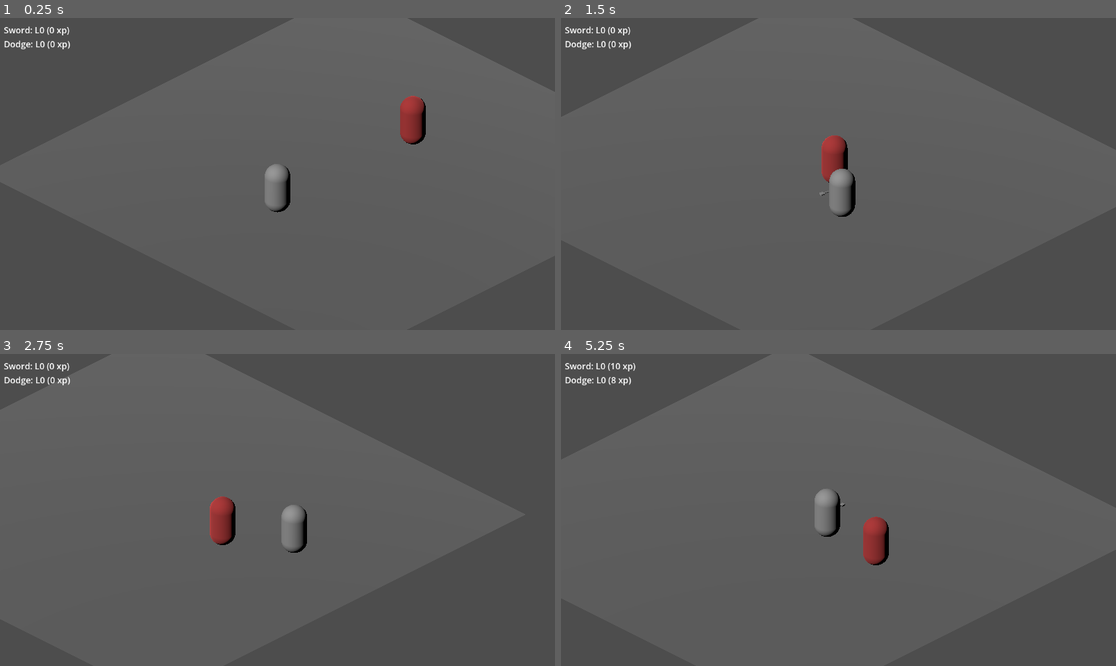
Above: before the commit, frames 1-4 (two rows, left to right).
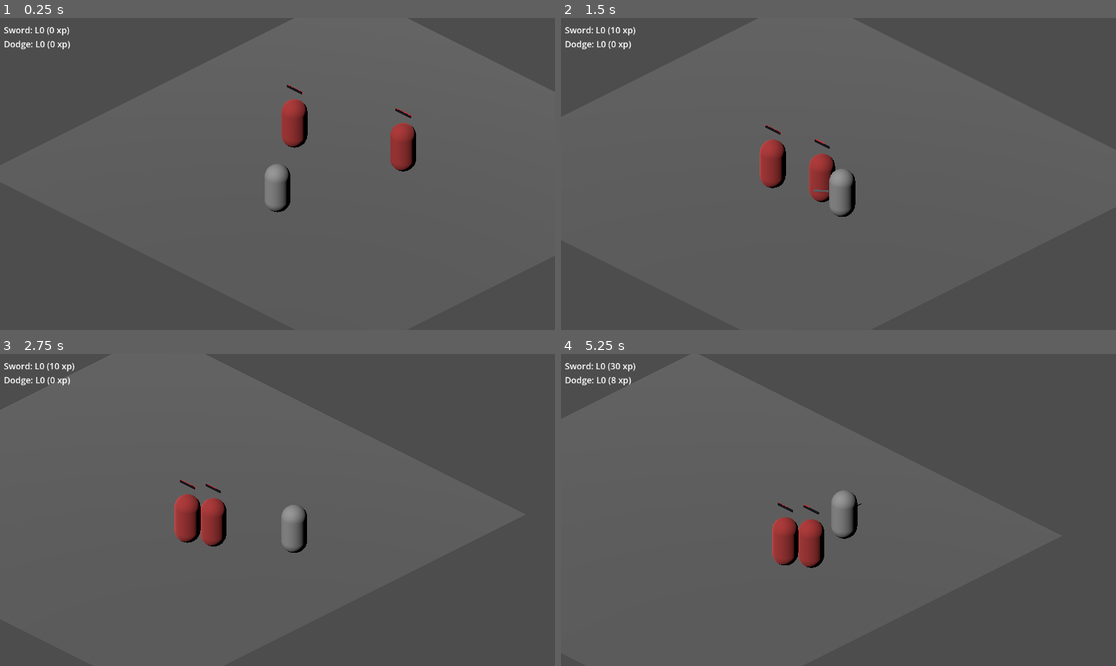
Above: after the commit, the same moments.

Repository: csonger98/ashesofasterion
Game: Godot game, scene res://scenes/test/TestRoom.tscn
The game is run twice, just before and just after one commit, with the same random seed, the same clock (stepped at 60 frames per second) and the same inputs.
Inputs (mouse positions are in pixels of both pictures, inside the frame that each line leads up to):
- Up to frame 1 (0.25 s): no input
- Up to frame 2 (1.5 s): tap Enter at 0.5 s; move the mouse to (960, 158) at 0.52 s; press the mouse at (960, 158) at 0.53 s; hold D (move_right) 0.53-1.25 s; release the mouse at (960, 158) at 1.25 s; drag from (727, 189) to (810, 236) at 1.27 s
- Up to frame 3 (2.75 s): move the mouse to (333, 441) at 2.02 s; hold D (move_right) from 2.03 s (still down); hold Shift from 2.03 s (still down)
- Up to frame 4 (5.25 s): release D (move_right) at 2.75 s; release Shift at 2.75 s; drag from (810, 572) to (672, 463) at 2.77 s; move the mouse to (1005, 556) at 3.52 s; hold A (move_left) 3.53-4.25 s; tap Ctrl at 3.6 s; drag from (672, 463) to (755, 432) at 4.27 s; tap Space (dodge) at 5 s; move the mouse to (866, 510) at 5.02 s; hold S (move_down) from 5.03 s (still down); hold Space (dodge) from 5.03 s (still down); click (866, 510) at 5.17 s

The runs differ from the first frame. In frame 1, 1.7% of the frame differs, in the area x 50-77%, y 21-50%; in frame 2, 1.6%; in frame 3, 1.6%; in frame 4, 2.7%, in the area x 8-60%, y 2-69%.

Commit message:
feat: sword silhouette + smoother swing + enemy HP bars + respawning enemies

Diff:
--- a/scenes/actors/Enemy.tscn
+++ b/scenes/actors/Enemy.tscn
@@ -13,6 +13,17 @@
 [sub_resource type="CapsuleShape3D" id="CapsuleShape3D_hurtbox"]
 height = 2.0
 radius = 0.55
+
+[sub_resource type="BoxMesh" id="BoxMesh_hpbar"]
+size = Vector3(0.8, 0.08, 0.05)
+
+[sub_resource type="StandardMaterial3D" id="StandardMaterial3D_hpbg"]
+albedo_color = Color(0.1, 0.1, 0.12, 1)
+shading_mode = 0
+
+[sub_resource type="StandardMaterial3D" id="StandardMaterial3D_hpfg"]
+albedo_color = Color(0.85, 0.18, 0.18, 1)
+shading_mode = 0
 
 [node name="Enemy" type="CharacterBody3D" groups=["enemy"]]
 script = ExtResource("1_enemy_script")
@@ -33,3 +44,18 @@
 [node name="Shape" type="CollisionShape3D" parent="Hurtbox"]
 transform = Transform3D(1, 0, 0, 0, 1, 0, 0, 0, 1, 0, 1, 0)
 shape = SubResource("CapsuleShape3D_hurtbox")
+
+[node name="HpBar" type="Node3D" parent="."]
+transform = Transform3D(1, 0, 0, 0, 1, 0, 0, 0, 1, 0, 2.5, 0)
+
+[node name="Bg" type="MeshInstance3D" parent="HpBar"]
+mesh = SubResource("BoxMesh_hpbar")
+material_override = SubResource("StandardMaterial3D_hpbg")
+
+[node name="FgPivot" type="Node3D" parent="HpBar"]
+transform = Transform3D(1, 0, 0, 0, 1, 0, 0, 0, 1, -0.4, 0, -0.03)
+
+[node name="Fg" type="MeshInstance3D" parent="HpBar/FgPivot"]
+transform = Transform3D(1, 0, 0, 0, 1, 0, 0, 0, 1, 0.4, 0, 0)
+mesh = SubResource("BoxMesh_hpbar")
+material_override = SubResource("StandardMaterial3D_hpfg")
--- a/scenes/actors/Player.tscn
+++ b/scenes/actors/Player.tscn
@@ -9,11 +9,23 @@
 
 [sub_resource type="CapsuleShape3D" id="CapsuleShape3D_player"]
 
-[sub_resource type="BoxMesh" id="BoxMesh_aim_shaft"]
-size = Vector3(0.04, 0.04, 0.55)
+[sub_resource type="BoxMesh" id="BoxMesh_blade"]
+size = Vector3(0.05, 0.05, 0.55)
 
-[sub_resource type="BoxMesh" id="BoxMesh_aim_head"]
-size = Vector3(0.16, 0.06, 0.15)
+[sub_resource type="BoxMesh" id="BoxMesh_crossguard"]
+size = Vector3(0.22, 0.04, 0.05)
+
+[sub_resource type="BoxMesh" id="BoxMesh_hilt"]
+size = Vector3(0.045, 0.045, 0.1)
+
+[sub_resource type="StandardMaterial3D" id="StandardMaterial3D_blade"]
+albedo_color = Color(0.82, 0.86, 0.92, 1)
+metallic = 0.75
+roughness = 0.22
+
+[sub_resource type="StandardMaterial3D" id="StandardMaterial3D_grip"]
+albedo_color = Color(0.35, 0.22, 0.13, 1)
+roughness = 0.85
 
 [sub_resource type="BoxShape3D" id="BoxShape3D_hitbox"]
 size = Vector3(1.4, 1.5, 1.4)
@@ -28,12 +40,20 @@
 [node name="AimIndicator" type="Node3D" parent="Mesh"]
 transform = Transform3D(1, 0, 0, 0, 1, 0, 0, 0, 1, 0, 0, -0.5)
 
-[node name="Shaft" type="MeshInstance3D" parent="Mesh/AimIndicator"]
-mesh = SubResource("BoxMesh_aim_shaft")
+[node name="Blade" type="MeshInstance3D" parent="Mesh/AimIndicator"]
+transform = Transform3D(1, 0, 0, 0, 1, 0, 0, 0, 1, 0, 0, -0.325)
+mesh = SubResource("BoxMesh_blade")
+material_override = SubResource("StandardMaterial3D_blade")
 
-[node name="Arrowhead" type="MeshInstance3D" parent="Mesh/AimIndicator"]
-transform = Transform3D(1, 0, 0, 0, 1, 0, 0, 0, 1, 0, 0, -0.35)
-mesh = SubResource("BoxMesh_aim_head")
+[node name="Crossguard" type="MeshInstance3D" parent="Mesh/AimIndicator"]
+transform = Transform3D(1, 0, 0, 0, 1, 0, 0, 0, 1, 0, 0, -0.025)
+mesh = SubResource("BoxMesh_crossguard")
+material_override = SubResource("StandardMaterial3D_grip")
+
+[node name="Hilt" type="MeshInstance3D" parent="Mesh/AimIndicator"]
+transform = Transform3D(1, 0, 0, 0, 1, 0, 0, 0, 1, 0, 0, 0.05)
+mesh = SubResource("BoxMesh_hilt")
+material_override = SubResource("StandardMaterial3D_grip")
 
 [node name="Collision" type="CollisionShape3D" parent="."]
 transform = Transform3D(1, 0, 0, 0, 1, 0, 0, 0, 1, 0, 1, 0)
--- a/scenes/test/TestRoom.tscn
+++ b/scenes/test/TestRoom.tscn
@@ -1,8 +1,9 @@
-[gd_scene load_steps=8 format=3]
+[gd_scene load_steps=9 format=3]
 
 [ext_resource type="PackedScene" path="res://scenes/actors/Player.tscn" id="1_player_scene"]
 [ext_resource type="PackedScene" path="res://scenes/actors/Enemy.tscn" id="2_enemy_scene"]
 [ext_resource type="PackedScene" path="res://scenes/test/SkillsHud.tscn" id="3_hud_scene"]
+[ext_resource type="Script" path="res://scripts/test/EnemySpawner.gd" id="4_enemy_spawner"]
 
 [sub_resource type="PlaneMesh" id="PlaneMesh_floor"]
 size = Vector2(20, 20)
@@ -61,7 +62,10 @@
 [node name="Player" parent="." instance=ExtResource("1_player_scene")]
 transform = Transform3D(1, 0, 0, 0, 1, 0, 0, 0, 1, 0, 0, 4)
 
-[node name="Enemy" parent="." instance=ExtResource("2_enemy_scene")]
-transform = Transform3D(1, 0, 0, 0, 1, 0, 0, 0, 1, 0, 0, -4)
+[node name="EnemySpawner" type="Node3D" parent="."]
+script = ExtResource("4_enemy_spawner")
+enemy_scene = ExtResource("2_enemy_scene")
+max_concurrent = 2
+respawn_delay_sec = 1.5
 
 [node name="SkillsHud" parent="." instance=ExtResource("3_hud_scene")]
--- a/scripts/actor/EnemyActor.gd
+++ b/scripts/actor/EnemyActor.gd
@@ -7,6 +7,7 @@
 @export var attack_cooldown_sec: float = 1.2
 
 @onready var _hurtbox: Hurtbox = $Hurtbox
+@onready var _hp_pivot: Node3D = $HpBar/FgPivot
 
 var hp: int
 var _player: Node3D
@@ -19,6 +20,7 @@
     if _hurtbox != null:
         _hurtbox.damaged.connect(_on_damaged)
     _player = get_tree().get_first_node_in_group("player")
+    _refresh_hp_bar()
 
 func _physics_process(_delta: float) -> void:
     if _player == null:
@@ -47,6 +49,13 @@
 
 func _on_damaged(amount: int) -> void:
     hp -= amount
+    _refresh_hp_bar()
     if hp <= 0:
         died.emit()
         queue_free()
+
+func _refresh_hp_bar() -> void:
+    if _hp_pivot == null:
+        return
+    var ratio := clampf(float(hp) / float(max_hp), 0.0, 1.0)
+    _hp_pivot.scale.x = ratio
--- a/scripts/actor/PlayerActor.gd
+++ b/scripts/actor/PlayerActor.gd
@@ -58,13 +58,14 @@
         return
     if _swing_tween != null and _swing_tween.is_valid():
         _swing_tween.kill()
-    # Wind up: instant pose to -60deg. Swing through to +60deg over 0.25s
-    # with quadratic ease-out (whip feel). Settle back to forward over 0.10s.
-    _aim_indicator.rotation.y = deg_to_rad(-60.0)
+    # Three phases over 0.35s (matches weapon.attack_duration_sec):
+    # windup (0.10s, ease-in to -60deg), swing-through (0.20s, ease-out to +60deg), settle (0.05s back to 0).
     _swing_tween = create_tween()
-    _swing_tween.tween_property(_aim_indicator, "rotation:y", deg_to_rad(60.0), 0.25) \
+    _swing_tween.tween_property(_aim_indicator, "rotation:y", deg_to_rad(-60.0), 0.10) \
+        .set_trans(Tween.TRANS_QUAD).set_ease(Tween.EASE_IN)
+    _swing_tween.tween_property(_aim_indicator, "rotation:y", deg_to_rad(60.0), 0.20) \
         .set_trans(Tween.TRANS_QUAD).set_ease(Tween.EASE_OUT)
-    _swing_tween.tween_property(_aim_indicator, "rotation:y", 0.0, 0.10)
+    _swing_tween.tween_property(_aim_indicator, "rotation:y", 0.0, 0.05)
 
 func _try_dodge() -> void:
     var now := Time.get_ticks_msec() / 1000.0
--- /dev/null
+++ b/scripts/test/EnemySpawner.gd
@@ -0,0 +1,38 @@
+extends Node3D
+
+@export var enemy_scene: PackedScene
+@export var max_concurrent: int = 1
+@export var respawn_delay_sec: float = 1.5
+@export var spawn_radius_min: float = 2.5
+@export var spawn_radius_max: float = 7.0
+
+var _alive: int = 0
+
+func _ready() -> void:
+    if enemy_scene == null:
+        push_warning("EnemySpawner has no enemy_scene assigned")
+        return
+    _ensure_population()
+
+func _ensure_population() -> void:
+    while _alive < max_concurrent:
+        _spawn_one()
+
+func _spawn_one() -> void:
+    if enemy_scene == null:
+        return
+    var enemy := enemy_scene.instantiate()
+    if enemy is EnemyActor:
+        (enemy as EnemyActor).died.connect(_on_enemy_died)
+    if enemy is Node3D:
+        var angle := randf() * TAU
+        var dist := lerpf(spawn_radius_min, spawn_radius_max, randf())
+        (enemy as Node3D).position = Vector3(cos(angle) * dist, 0.0, sin(angle) * dist)
+    add_child(enemy)
+    _alive += 1
+
+func _on_enemy_died() -> void:
+    _alive -= 1
+    await get_tree().create_timer(respawn_delay_sec).timeout
+    if is_inside_tree():
+        _ensure_population()
Not shown: 1 places in scenes/actors/Enemy.tscn that only renumber resources
Not shown: 1 places in scenes/actors/Player.tscn that only renumber resources
